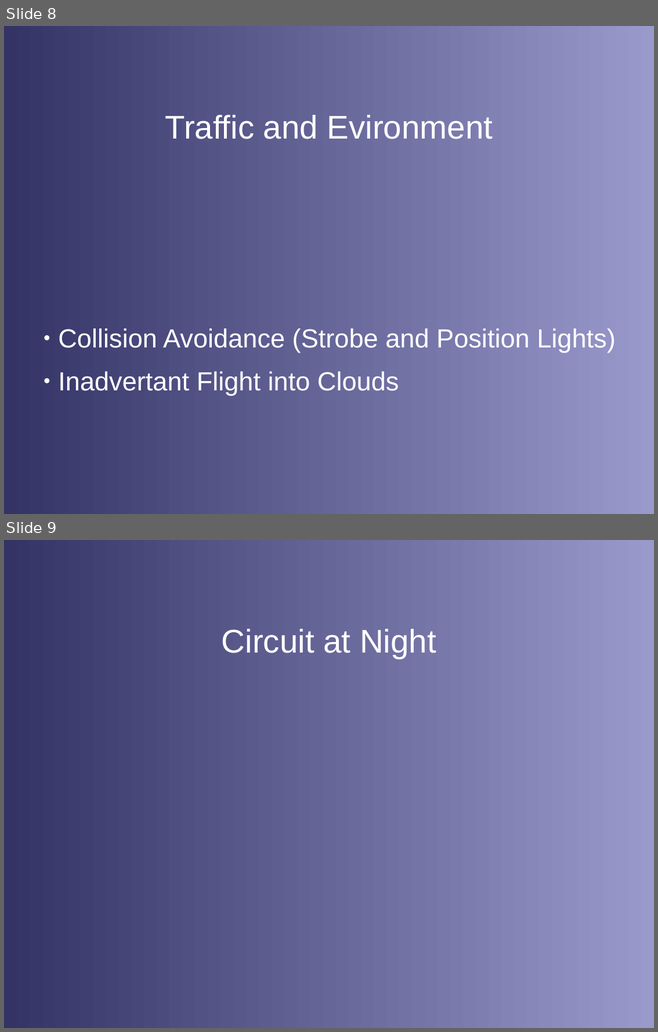
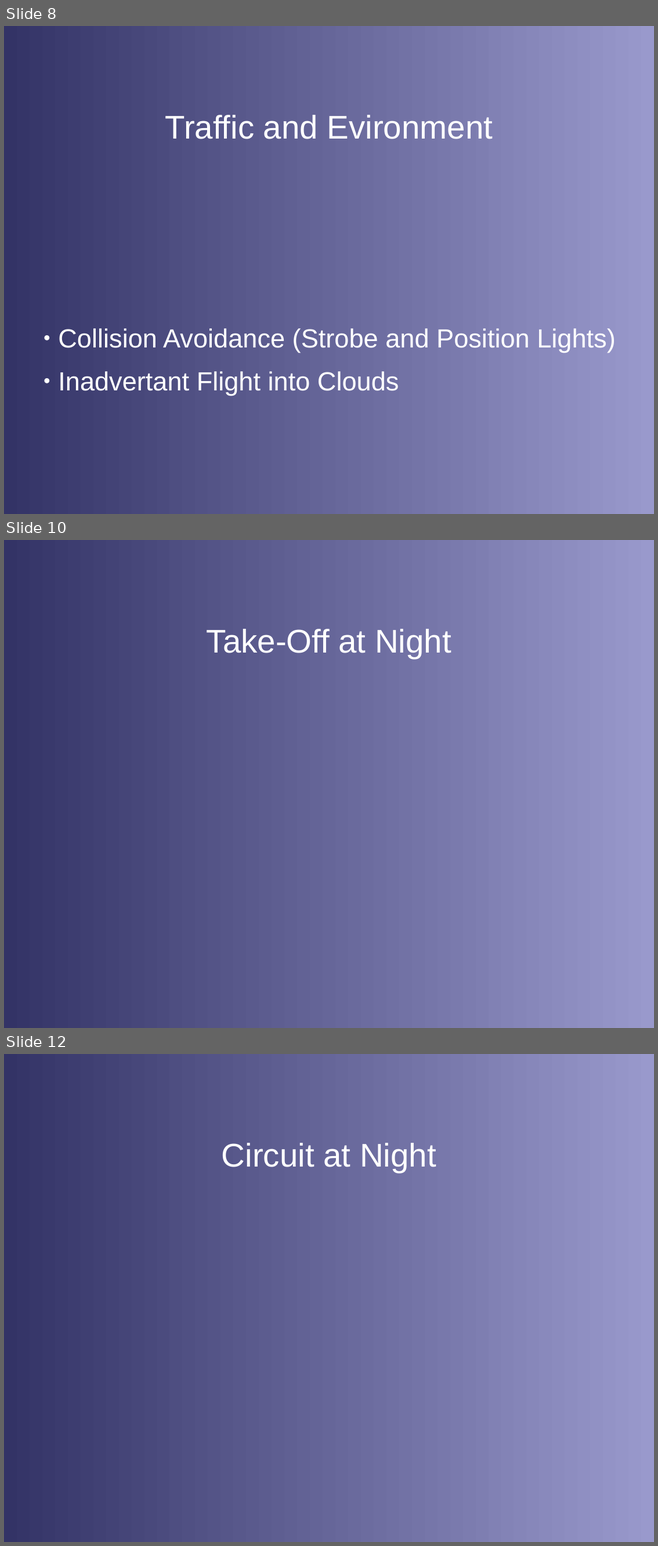
Before and after one commit to stephanheinemann/flight, a slide deck: FI/NightFlying/NightFlying.odp. Shown one above the other, each under a label of ours: slides 8 and 9 before the commit, slides 8, 10 and 12 after it; the slides between them are not shown. The pictures are 658x1032 and 658x1546 pixels, drawn with LibreOffice and Linux fonts; fonts in the diff are those of the drawing; background and template pictures are left out. Boxes give left, top, right and bottom in pixels: in the first picture for what was removed or moved away, otherwise in the second. Text is boxed around its words. In the diff, an @@ line names an element or a change of style, - is before the commit and + after.

Commit message:
extended night flying presentation

```diff
--- a/FI/NightFlying/NightFlying.odp
+++ b/FI/NightFlying/NightFlying.odp
@@ slide 10 added at (x1=4, y1=540, x2=654, y2=1028), background gradient #333366 to #9999CC @@
@@ title added at (x1=206, y1=629, x2=451, y2=658), 40 pt, text #FFFFFF @@
+Take-Off at Night
@@ what was slide 9 is now slide 12 @@
```
Also in this commit, not shown: 2 other slides added.
